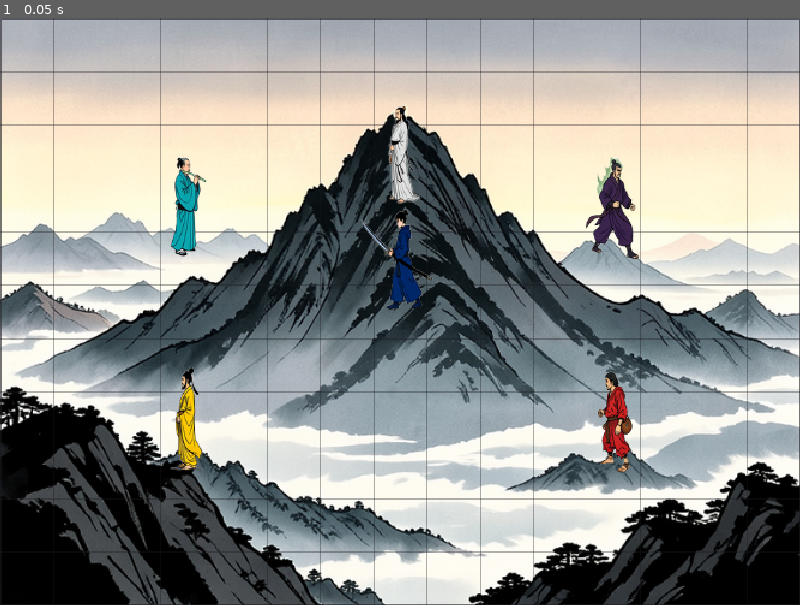
Above: before the commit, frame 1.
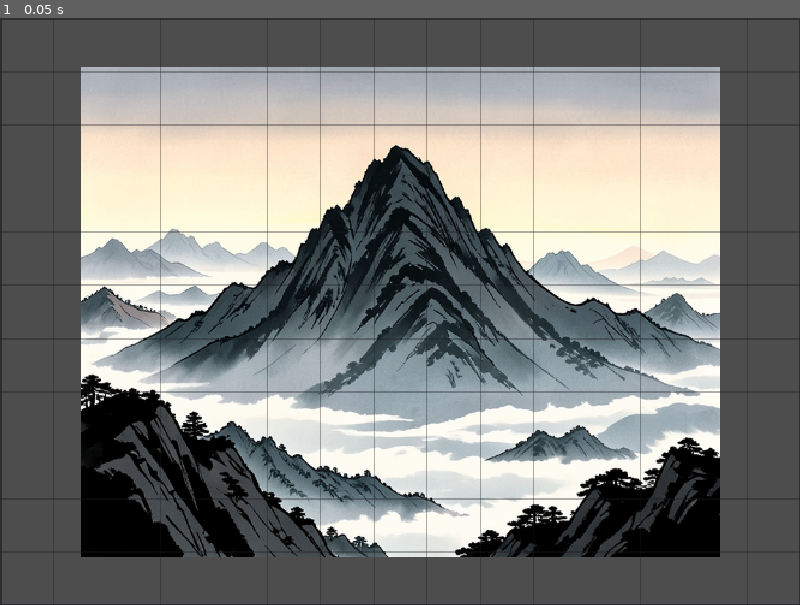
Above: after the commit, the same moment.

Repository: linxuhao/jinyong-heroes
Game: Godot game, scene res://scenes/battlefield.tscn
Two runs of this game, one before a commit and one after it. Both use one fixed random seed, a clock stepped at 60 frames per second and the inputs below. This scene is started directly instead of the project's main scene. Sound files missing from this copy of the repository are replaced by a short silence.
Inputs:
- Up to frame 1 (0.05 s): no input

The runs differ from the first frame. In frame 1, 73% of the frame differs, in the area x 0-100%, y 0-100%.
Error after the commit: Parse Error: Identifier "GRID_HEIGHT" not declared in the current scope. (res://scripts/battlefield.gd:175)

Commit message:
dpe_game/t_impl: battlefield_spawn_restore_backdrop [jinyong-camera] (1 file(s))

Diff:
--- a/scripts/battlefield.gd
+++ b/scripts/battlefield.gd
@@ -22,14 +22,6 @@
 const AISparring = preload("res://scripts/ai/ai_sparring.gd")
 
 # ---------------------------------------------------------------------------
-# Constants (mirror GridManager for convenience)
-# ---------------------------------------------------------------------------
-
-const TILE_SIZE: int = 64
-const GRID_WIDTH: int = 15
-const GRID_HEIGHT: int = 11
-
-# ---------------------------------------------------------------------------
 # Node references
 # ---------------------------------------------------------------------------
 
@@ -122,12 +114,12 @@
 	# so the game never hard-crashes.
 	if floor_tex == null:
 		push_warning("Battlefield: res://assets/terrain/floor.png missing — using procedural fallback")
-		var floor_img: Image = Image.create(TILE_SIZE, TILE_SIZE, false, Image.FORMAT_RGBA8)
+		var floor_img: Image = Image.create(GridManager.TILE_SIZE, GridManager.TILE_SIZE, false, Image.FORMAT_RGBA8)
 		floor_img.fill(Color(0.3, 0.6, 0.2, 1.0))  # grass green
 		floor_tex = ImageTexture.create_from_image(floor_img)
 	if border_tex == null:
 		push_warning("Battlefield: res://assets/terrain/border.png missing — using procedural fallback")
-		var border_img: Image = Image.create(TILE_SIZE, TILE_SIZE, false, Image.FORMAT_RGBA8)
+		var border_img: Image = Image.create(GridManager.TILE_SIZE, GridManager.TILE_SIZE, false, Image.FORMAT_RGBA8)
 		border_img.fill(Color(0.35, 0.35, 0.35, 1.0))  # stone gray
 		border_tex = ImageTexture.create_from_image(border_img)
 
@@ -147,15 +139,15 @@
 	var tileset: TileSet = TileSet.new()
 
 	# Configure tile size.
-	tileset.tile_size = Vector2i(TILE_SIZE, TILE_SIZE)
+	tileset.tile_size = Vector2i(GridManager.TILE_SIZE, GridManager.TILE_SIZE)
 
 	# Build a single 2×1 atlas image: floor (0,0) at left half, border (1,0) at right.
 	var floor_img: Image = floor_tex.get_image()
 	var border_img: Image = border_tex.get_image()
-	var atlas_img: Image = Image.create(TILE_SIZE * 2, TILE_SIZE, false, Image.FORMAT_RGBA8)
+	var atlas_img: Image = Image.create(GridManager.TILE_SIZE * 2, GridManager.TILE_SIZE, false, Image.FORMAT_RGBA8)
 	atlas_img.fill(Color(0, 0, 0, 0))
-	atlas_img.blit_rect(floor_img, Rect2i(0, 0, TILE_SIZE, TILE_SIZE), Vector2i(0, 0))
-	atlas_img.blit_rect(border_img, Rect2i(0, 0, TILE_SIZE, TILE_SIZE), Vector2i(TILE_SIZE, 0))
+	atlas_img.blit_rect(floor_img, Rect2i(0, 0, GridManager.TILE_SIZE, GridManager.TILE_SIZE), Vector2i(0, 0))
+	atlas_img.blit_rect(border_img, Rect2i(0, 0, GridManager.TILE_SIZE, GridManager.TILE_SIZE), Vector2i(GridManager.TILE_SIZE, 0))
 
 	var atlas_tex: ImageTexture = ImageTexture.create_from_image(atlas_img)
 
